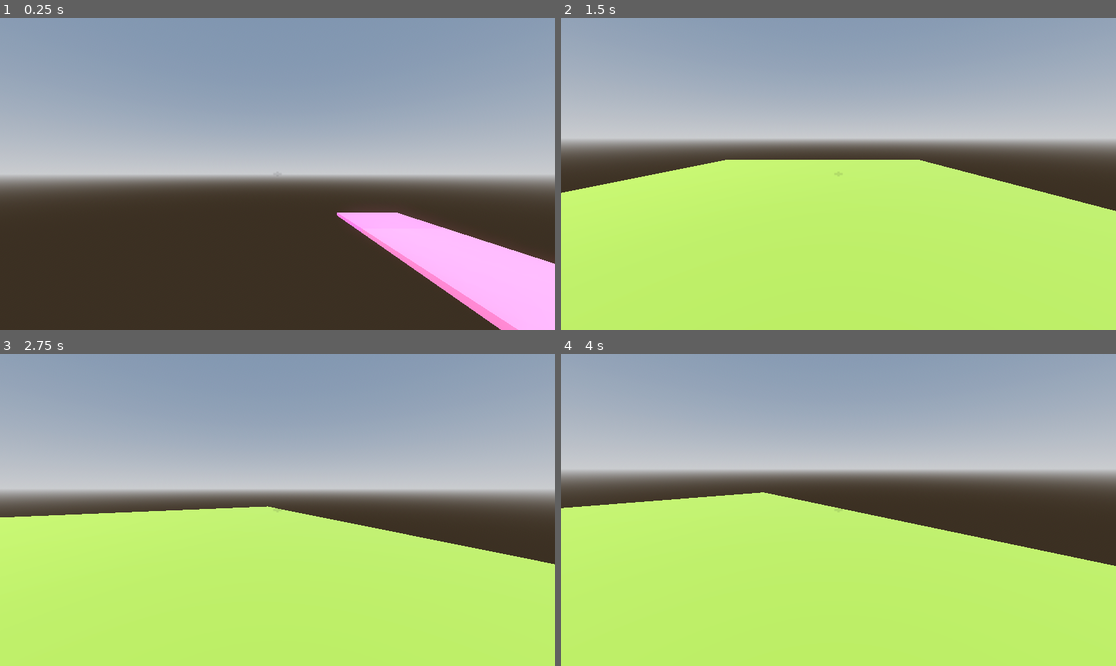
Above: before the commit, frames 1-4 (two rows, left to right).
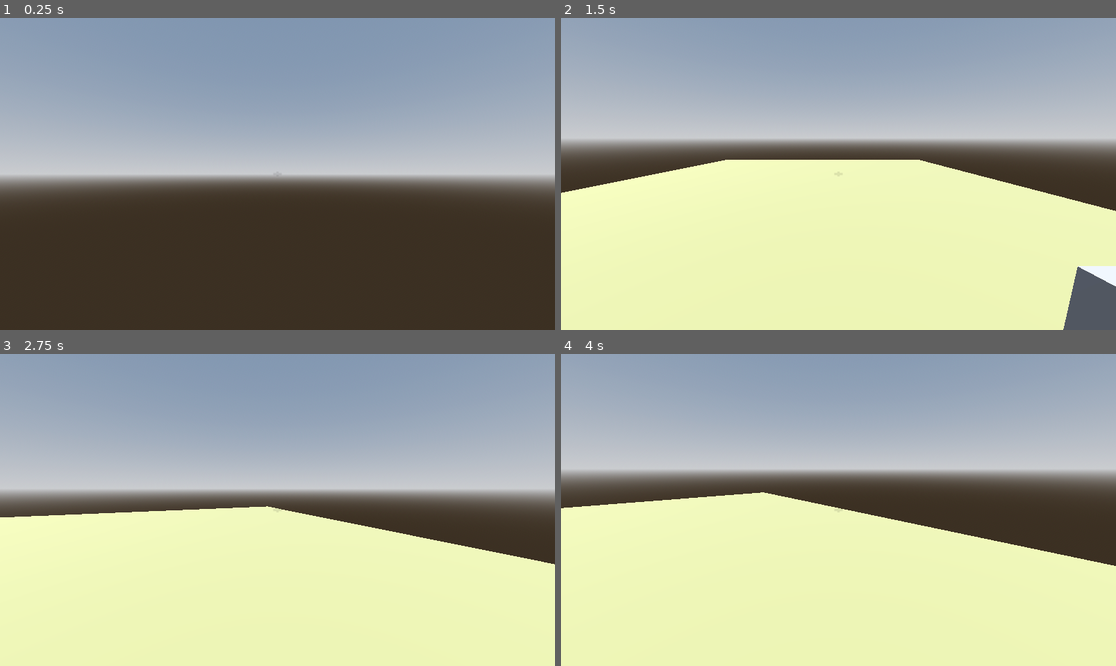
Above: after the commit, the same moments.

Repository: flugublue/Clean-Up-Crew
Game: Godot game, scene res://scenes/Gameplay/Gameplay_debug.tscn
Two runs of this game, one before a commit and one after it. Both use one fixed random seed, a clock stepped at 60 frames per second and the inputs below.
Inputs (mouse positions are in pixels of both pictures, inside the frame that each line leads up to):
- Up to frame 1 (0.25 s): no input
- Up to frame 2 (1.5 s): tap Enter (ui_accept) at 0.5, 0.77 s; move the mouse to (960, 158) at 0.52 s; press the mouse at (960, 158) at 0.53 s; hold D (Move_right) 0.53-1.28 s; move the mouse to (810, 174) at 1.27 s; release the mouse at (810, 174) at 1.28 s; hold W (Move_forward) from 1.28 s (still down); tap Shift (Sprint_action) at 1.35 s
- Up to frame 3 (2.75 s): keep holding W (Move_forward); tap Enter (ui_accept) at 1.52 s; move the mouse to (288, 503) at 2.02 s; press the mouse at (288, 503) at 2.03 s
- Up to frame 4 (4 s): keep holding W (Move_forward); move the mouse to (832, 516) at 2.77 s; release the mouse at (832, 516) at 2.78 s; tap Shift (Sprint_action) at 2.85 s; click (832, 516) at 2.92 s; tap Enter (ui_accept) at 3.02, 3.77 s; move the mouse to (877, 513) at 3.52 s; press the mouse at (877, 513) at 3.53 s

The runs differ from the first frame. In frame 1, 7.0% of the frame differs, in the area x 60-100%, y 62-100%; in frame 2, 50%, in the area x 0-100%, y 45-100%; in frame 3, 45%; in frame 4, 47%.

Commit message:
Prop detection
Adds a module for the rooms that's used to detect how many objects as well as how many players are present

Diff:
--- a/Scripts/Map/MapGeneration/MapGenerationScript/Map_generation_script.gd
+++ b/Scripts/Map/MapGeneration/MapGenerationScript/Map_generation_script.gd
@@ -12,13 +12,6 @@
 @export var grid_library      : Node
 
 @export_group("Editor Action")
-@export var generate_button := false:
-	set(value):
-		generate_button = false
-		load_needed_values()
-		generate_terrain()
-		notify_property_list_changed()
-
 @export var reset_terrain := false:
 	set(value):
 		reset_terrain = false
--- /dev/null
+++ b/Scripts/Map/MapGeneration/Utils/RoomScript/DetectionComponeent/DectionZone/detection_zone.gd
@@ -0,0 +1,26 @@
+@tool
+extends Node3D
+
+@export var area_size_x: float = 20
+@export var area_size_y: float = 100
+@export var area_size_z: float = 20
+
+@export_group("Imports")
+@export var collisionShape3D: BoxShape3D
+
+@export_group("Editor Action")
+@export var save_new_collision_shape := false:
+	set(value):
+		if value:
+			save_new_collision_shape = false
+			collisionShape3D.size = Vector3(area_size_x, area_size_y, area_size_z)
+
+signal current_number_of_objects(object_count : int)
+signal current_number_of_players(player_count : int)
+
+
+func _on_detection_area_number_of_objects(object_count: int) -> void:
+	current_number_of_objects.emit(object_count)
+
+func _on_detection_area_number_of_players(player_count: int) -> void:
+	current_number_of_players.emit(player_count)
--- /dev/null
+++ b/Scripts/Map/MapGeneration/Utils/RoomScript/DetectionComponeent/DetectionArea/detection_area.gd
@@ -0,0 +1,38 @@
+extends Area3D
+
+var player_count : int = 0
+var object_count : int = 0
+
+signal number_of_players(player_count : int)
+signal number_of_objects(object_count : int)
+
+func _ready():
+	self.body_entered.connect(_on_body_entered)
+	self.body_exited.connect(_on_body_exited)
+
+func is_body_valid_for_detection(body) -> bool:
+	var is_valid : bool = true
+	if body.is_in_group("Room_collision_shape"):
+		is_valid = false
+	return is_valid
+
+func is_player(body) -> bool:
+	return body.is_in_group("Player")
+
+func is_object(body) -> bool:
+	return body.is_in_group("Prop")
+
+func detection_test(body, value_change : int) -> void:
+	if is_player(body):
+		player_count += value_change
+		number_of_players.emit(player_count)
+	elif is_object(body):
+		object_count += value_change
+		number_of_objects.emit(object_count)
+
+func _on_body_entered(body):
+	if is_body_valid_for_detection(body):
+		detection_test(body, 1)
+
+func _on_body_exited(body):
+	detection_test(body, -1)
--- /dev/null
+++ b/Scripts/Map/MapGeneration/Utils/RoomScript/MainRoomScript/Room_script.gd
@@ -0,0 +1,43 @@
+extends MeshInstance3D
+
+@export var connections : Array[Vector2i]
+
+@export_group("Imports")
+@export var detection_zone : Node3D
+
+var connecting_point : Room = Room.new()
+
+######## # essential
+
+func _ready() -> void:
+	connecting_point.add_connections(connections)
+	random_color()
+
+	if detection_zone:
+		register_detection_zone()
+
+func get_room_connecting_point() -> Room:
+	return connecting_point
+
+func random_color() -> void:
+	var COLOR = Color(randf(), randf(), randf())
+	mesh.material.albedo_color = COLOR
+
+######## # modules
+
+#### detection zone
+
+var player_count : int = 0
+var object_count : int = 0
+
+func register_detection_zone() -> void:
+	detection_zone.current_number_of_objects.connect(save_new_register_number_of_objects)
+	detection_zone.current_number_of_players.connect(save_new_number_of_players)
+
+func save_new_number_of_players(new_player_count : int):
+	player_count = new_player_count
+	print("player_count : ",player_count)
+
+func save_new_register_number_of_objects(new_object_count : int):
+	object_count = new_object_count
+	print("object_count : ",object_count)
--- a/Scripts/Map/MapGeneration/Utils/RoomScript/Room_script.gd
+++ /dev/null
@@ -1,14 +0,0 @@
-extends MeshInstance3D
-
-@export var connections : Array[Vector2i]
-
-var connecting_point : Room = Room.new()
-
-func _ready() -> void:
-	var COLOR = Color(randf(), randf(), randf())
-	mesh.material.albedo_color = COLOR
-
-	connecting_point.add_connections(connections)
-
-func get_room_connecting_point() -> Room:
-	return connecting_point
--- a/project.godot
+++ b/project.godot
@@ -19,6 +19,12 @@
 
 GlobalValues="*res://Scripts/Globals/GlobalValues/Global_values.gd"
 GlobalSignals="*res://Scripts/Globals/GlobalSignals/GlobalSignals.gd"
+
+[global_group]
+
+Room_collision_shape="Contains all the collision shape of the room, so to avoid detecting them further down the lines in area 3Ds"
+Player="Contains the players"
+Prop="Contains all the props"
 
 [input]
 
--- a/scenes/Gameplay/Gameplay_debug.tscn
+++ b/scenes/Gameplay/Gameplay_debug.tscn
@@ -1,7 +1,8 @@
-[gd_scene load_steps=6 format=3 uid="uid://ciojn1nj6uw16"]
+[gd_scene load_steps=7 format=3 uid="uid://ciojn1nj6uw16"]
 
+[ext_resource type="PackedScene" uid="uid://cinube4tmi1b4" path="res://scenes/Terrain/DebugMap/MapData/Rooms/StartRoom/Starter_room.tscn" id="2_2ittr"]
 [ext_resource type="PackedScene" uid="uid://t3c3xnckcie3" path="res://scenes/Player/Player_character.tscn" id="2_fpg18"]
-[ext_resource type="PackedScene" uid="uid://c70qmpd5ifuyk" path="res://scenes/Terrain/DebugMap/RandomTerrainGeneration/Random_terrain_generation.tscn" id="4_mwggt"]
+[ext_resource type="PackedScene" uid="uid://gu7c608ic8j4" path="res://scenes/Props/Prop_test_big.tscn" id="3_fpg18"]
 
 [sub_resource type="ProceduralSkyMaterial" id="ProceduralSkyMaterial_mwggt"]
 sky_horizon_color = Color(0.66224277, 0.6717428, 0.6867428, 1)
@@ -25,8 +26,10 @@
 [node name="WorldEnvironment" type="WorldEnvironment" parent="."]
 environment = SubResource("Environment_1mcn3")
 
-[node name="CharacterBody3D" parent="." instance=ExtResource("2_fpg18")]
+[node name="PlayerCharacter" parent="." instance=ExtResource("2_fpg18")]
 transform = Transform3D(1, 0, 0, 0, 1, 0, 0, 0, 1, 0, 13.076555, -1.236691)
 
-[node name="RandomTerrainGeneration" parent="." instance=ExtResource("4_mwggt")]
-transform = Transform3D(1, 0, 0, 0, 1, 0, 0, 0, 1, 0, -10.14003, 0)
+[node name="StarterRoom" parent="." instance=ExtResource("2_2ittr")]
+
+[node name="Prop_test_big" parent="." instance=ExtResource("3_fpg18")]
+transform = Transform3D(1, 0, 0, 0, 1, 0, 0, 0, 1, 0, 6.977339, -4.1628304)
--- a/scenes/Player/Player_character.tscn
+++ b/scenes/Player/Player_character.tscn
@@ -10,7 +10,7 @@
 [sub_resource type="ConvexPolygonShape3D" id="ConvexPolygonShape3D_u0i0i"]
 points = PackedVector3Array(-0.5, -0.5, 0, -0.49765074, -0.5, -0.049040705, -0.4924628, -0.5869225, 0, -0.49765074, -0. …(40879 unchanged characters)…
 
-[node name="Player_character" type="CharacterBody3D"]
+[node name="Player_character" type="CharacterBody3D" groups=["Player"]]
 script = ExtResource("1_u0i0i")
 base_speed = 3.5
 head_bob_frequency = 1.0
--- a/scenes/Props/Prop_test_big.tscn
+++ b/scenes/Props/Prop_test_big.tscn
@@ -4,7 +4,7 @@
 
 [sub_resource type="BoxShape3D" id="BoxShape3D_gp8k8"]
 
-[node name="Prop_test_big" type="RigidBody3D"]
+[node name="Prop_test_big" type="RigidBody3D" groups=["Prop"]]
 mass = 10.0
 linear_damp = 1.0
 angular_damp = 3.0
--- a/scenes/Terrain/DebugMap/MapData/Rooms/RoomDeadEnd/Room_dead_end.tscn
+++ b/scenes/Terrain/DebugMap/MapData/Rooms/RoomDeadEnd/Room_dead_end.tscn
@@ -1,6 +1,6 @@
 [gd_scene load_steps=5 format=3 uid="uid://b2r3kd0fno2ro"]
 
-[ext_resource type="Script" uid="uid://3fvt3tmb30ax" path="res://Scripts/Map/MapGeneration/Utils/RoomScript/Room_script.gd" id="1_0oc7e"]
+[ext_resource type="Script" uid="uid://3fvt3tmb30ax" path="res://Scripts/Map/MapGeneration/Utils/RoomScript/MainRoomScript/Room_script.gd" id="1_0oc7e"]
 
 [sub_resource type="StandardMaterial3D" id="StandardMaterial3D_0oc7e"]
 
@@ -18,5 +18,5 @@
 
 [node name="StaticBody3D" type="StaticBody3D" parent="."]
 
-[node name="CollisionShape3D" type="CollisionShape3D" parent="StaticBody3D"]
+[node name="CollisionShape3D" type="CollisionShape3D" parent="StaticBody3D" groups=["Room_collision_shape"]]
 shape = SubResource("ConcavePolygonShape3D_0oc7e")
--- a/scenes/Terrain/DebugMap/MapData/Rooms/RoomNormal/Room_default.tscn
+++ b/scenes/Terrain/DebugMap/MapData/Rooms/RoomNormal/Room_default.tscn
@@ -1,6 +1,6 @@
 [gd_scene load_steps=5 format=3 uid="uid://byl7quavylx2s"]
 
-[ext_resource type="Script" uid="uid://3fvt3tmb30ax" path="res://Scripts/Map/MapGeneration/Utils/RoomScript/Room_script.gd" id="1_76mft"]
+[ext_resource type="Script" uid="uid://3fvt3tmb30ax" path="res://Scripts/Map/MapGeneration/Utils/RoomScript/MainRoomScript/Room_script.gd" id="1_76mft"]
 
 [sub_resource type="StandardMaterial3D" id="StandardMaterial3D_76mft"]
 
--- a/scenes/Terrain/DebugMap/MapData/Rooms/StartRoom/Starter_room.tscn
+++ b/scenes/Terrain/DebugMap/MapData/Rooms/StartRoom/Starter_room.tscn
@@ -1,6 +1,7 @@
-[gd_scene load_steps=5 format=3 uid="uid://cinube4tmi1b4"]
+[gd_scene load_steps=6 format=3 uid="uid://cinube4tmi1b4"]
 
-[ext_resource type="Script" uid="uid://3fvt3tmb30ax" path="res://Scripts/Map/MapGeneration/Utils/RoomScript/Room_script.gd" id="1_14j1x"]
+[ext_resource type="Script" uid="uid://3fvt3tmb30ax" path="res://Scripts/Map/MapGeneration/Utils/RoomScript/MainRoomScript/Room_script.gd" id="1_14j1x"]
+[ext_resource type="PackedScene" uid="uid://di0p0ju1okio1" path="res://scenes/Terrain/RoomComponents/detection_zone.tscn" id="2_pj0ep"]
 
 [sub_resource type="StandardMaterial3D" id="StandardMaterial3D_14j1x"]
 
@@ -11,12 +12,15 @@
 [sub_resource type="ConcavePolygonShape3D" id="ConcavePolygonShape3D_14j1x"]
 data = PackedVector3Array(-20, 0.5, 10, 20, 0.5, 10, -20, -0.5, 10, 20, 0.5, 10, 20, -0.5, 10, -20, -0.5, 10, 20, 0.5,  …(428 unchanged characters)…
 
-[node name="StarterRoom" type="MeshInstance3D"]
+[node name="StarterRoom" type="MeshInstance3D" node_paths=PackedStringArray("detection_zone")]
 mesh = SubResource("BoxMesh_0rv2n")
 script = ExtResource("1_14j1x")
 connections = Array[Vector2i]([Vector2i(1, 0)])
+detection_zone = NodePath("DetectionZone")
 
-[node name="StaticBody3D" type="StaticBody3D" parent="."]
+[node name="StaticBody3D" type="StaticBody3D" parent="." groups=["Room_collision_shape"]]
 
 [node name="CollisionShape3D" type="CollisionShape3D" parent="StaticBody3D"]
 shape = SubResource("ConcavePolygonShape3D_14j1x")
+
+[node name="DetectionZone" parent="." instance=ExtResource("2_pj0ep")]
--- a/scenes/Terrain/DebugMap/PreBakedMap/Debug_terrain.tscn
+++ /dev/null
@@ -1,43 +0,0 @@
-[gd_scene format=3 uid="uid://d3waox2pno7e8"]
-
-[node name="Debug_terrain" type="Node3D"]
-
-[node name="CSGCombiner3D" type="CSGCombiner3D" parent="."]
-use_collision = true
-
-[node name="CSGBox3D" type="CSGBox3D" parent="CSGCombiner3D"]
-transform = Transform3D(1, 0, 0, 0, 1, 0, 0, 0, 1, 3.5729141, 0.2577926, -2.0922241)
-size = Vector3(15.551758, 1, 21.80188)
-
-[node name="CSGBox3D2" type="CSGBox3D" parent="CSGCombiner3D"]
-transform = Transform3D(1, 0, 0, 0, 1, 0, 0, 0, 1, 2.3605957, 2.4042382, 0.2612915)
-size = Vector3(7.9838867, 3.619995, 0.477417)
-
-[node name="CSGBox3D2" type="CSGBox3D" parent="CSGCombiner3D/CSGBox3D2"]
-transform = Transform3D(1, 0, 0, 0, 1, 0, 0, 0, 1, 1.3506222, -1.3702166, -0.110123396)
-operation = 2
-size = Vector3(1.3710938, 2.9672241, 1.1669312)
-
-[node name="CSGBox3D3" type="CSGBox3D" parent="CSGCombiner3D"]
-transform = Transform3D(-4.371139e-08, 0, -1, 0, 1, 0, 1, 0, -4.371139e-08, 6.1274886, 2.4042382, -3.8510861)
-size = Vector3(7.9838867, 3.619995, 0.477417)
-
-[node name="CSGBox3D4" type="CSGBox3D" parent="CSGCombiner3D"]
-transform = Transform3D(-4.371139e-08, 0, -1, 0, 1, 0, 1, 0, -4.371139e-08, -1.3841043, 2.4042382, -3.8510861)
-size = Vector3(7.9838867, 3.619995, 0.477417)
-
-[node name="CSGBox3D5" type="CSGBox3D" parent="CSGCombiner3D"]
-transform = Transform3D(1, 0, 0, 0, 1, 0, 0, 0, 1, 4.5999146, 2.4042382, -6.146504)
-size = Vector3(3.505249, 3.619995, 0.477417)
-
-[node name="CSGBox3D6" type="CSGBox3D" parent="CSGCombiner3D"]
-transform = Transform3D(1, 0, 0, 0, 1, 0, 0, 0, 1, 4.527397, 3.1365967, -3.005722)
-size = Vector3(3.1779938, 0.39074707, 6.6282043)
-
-[node name="CSGBox3D7" type="CSGBox3D" parent="CSGCombiner3D"]
-transform = Transform3D(1, 0, 0, 0, 1, 0, 0, 0, 1, 1.1240823, 3.1365967, -0.9087906)
-size = Vector3(5.243746, 0.39074707, 2.4343414)
-
-[node name="CSGBox3D8" type="CSGBox3D" parent="CSGCombiner3D"]
-transform = Transform3D(1, 0, 0, 0, 0.8660254, 0.5, 0, -0.5, 0.8660254, -0.1449573, 1.8027911, -4.3831635)
-size = Vector3(2.0257645, 0.39074707, 5.4519672)
--- /dev/null
+++ b/scenes/Terrain/RoomComponents/detection_zone.tscn
@@ -0,0 +1,20 @@
+[gd_scene load_steps=4 format=3 uid="uid://di0p0ju1okio1"]
+
+[ext_resource type="Script" uid="uid://lpwb1exce6ym" path="res://Scripts/Map/MapGeneration/Utils/RoomScript/DetectionComponeent/DectionZone/detection_zone.gd" id="1_660eo"]
+[ext_resource type="Script" uid="uid://cjx8sufomdras" path="res://Scripts/Map/MapGeneration/Utils/RoomScript/DetectionComponeent/DetectionArea/detection_area.gd" id="2_mt0dd"]
+
+[sub_resource type="BoxShape3D" id="BoxShape3D_14j1x"]
+size = Vector3(20, 100, 20)
+
+[node name="DetectionZone" type="Node3D"]
+script = ExtResource("1_660eo")
+collisionShape3D = SubResource("BoxShape3D_14j1x")
+
+[node name="DetectionArea" type="Area3D" parent="."]
+script = ExtResource("2_mt0dd")
+
+[node name="CollisionShape3D" type="CollisionShape3D" parent="DetectionArea"]
+shape = SubResource("BoxShape3D_14j1x")
+
+[connection signal="number_of_objects" from="DetectionArea" to="." method="_on_detection_area_number_of_objects"]
+[connection signal="number_of_players" from="DetectionArea" to="." method="_on_detection_area_number_of_players"]
Not shown, added: Scripts/Map/MapGeneration/Utils/RoomScript/DetectionComponeent/DectionZone/detection_zone.gd.uid
Not shown, added: Scripts/Map/MapGeneration/Utils/RoomScript/DetectionComponeent/DetectionArea/detection_area.gd.uid
Renamed: Scripts/Map/MapGeneration/Utils/RoomScript/Room_script.gd.uid -> Scripts/Map/MapGeneration/Utils/RoomScript/MainRoomScript/Room_script.gd.uid
